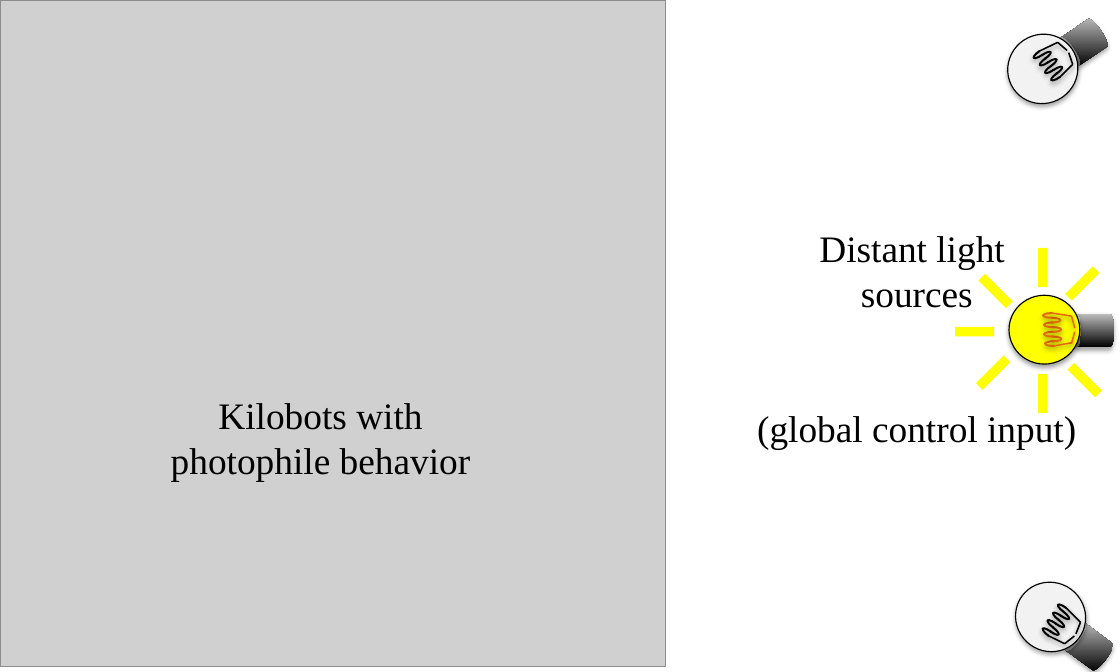
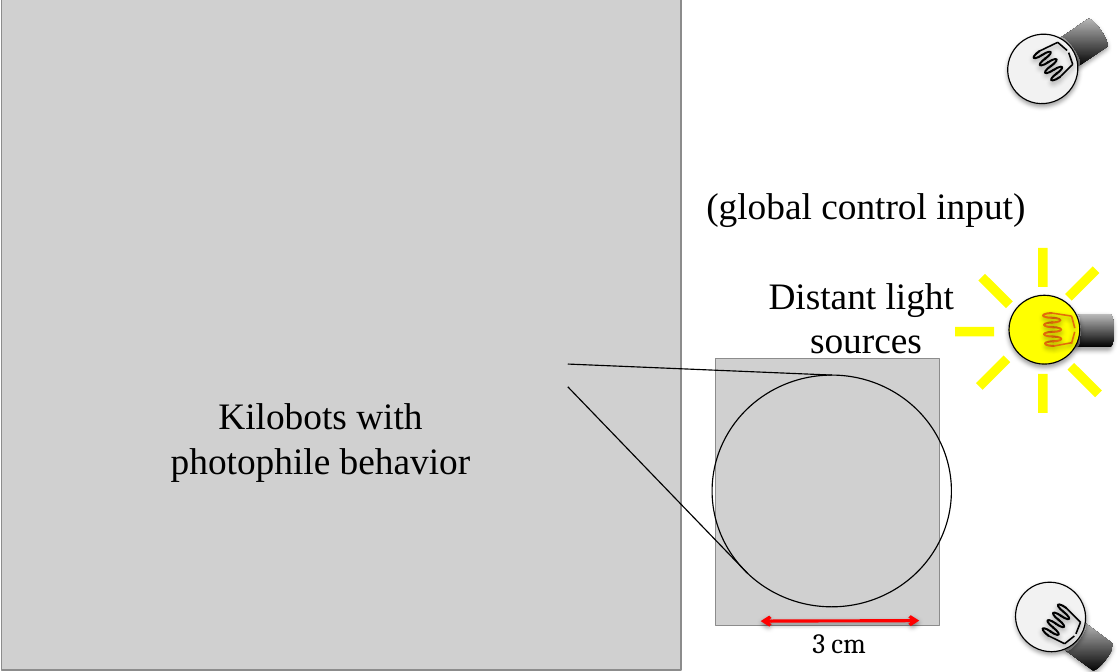
Before and after one commit to aabecker/SwarmPublications, a slide deck: slide 1 of RA-L/pictures/pdf/IntroSwarmPic.pptx. Drawn at 1120x672 pixels with LibreOffice and Linux fonts; fonts in the diff are those of the drawing; grey boxes stand for pictures. Boxes give left, top, right and bottom in pixels: in the first picture for what was removed or moved away, otherwise in the second. Text is boxed around its words. In the diff, an @@ line names an element or a change of style, - is before the commit and + after.

```diff
--- a/RA-L/pictures/pdf/IntroSwarmPic.pptx
+++ b/RA-L/pictures/pdf/IntroSwarmPic.pptx
@@ picture: place and size @@
-picture at box(0, 0, 665, 666)
+picture at box(2, 0, 681, 670)
@@ text "(global control input)": place and size @@
-text "(global control input)" at box(757, 236, 1076, 449)
+text "(global control input)" at box(706, 193, 1025, 361)
@@ text at box(706, 193, 1025, 226): paragraph added @@
+(global control input)
@@ picture added at box(716, 358, 940, 625) @@
@@ line added from (832, 375) to (568, 364), #000000 0.75 pt @@
@@ line added from (568, 386) to (747, 573), #000000 0.75 pt @@
@@ ellipse added at box(712, 375, 952, 607), outline #000000 0.75 pt @@
@@ text at box(757, 416, 1076, 449): paragraph removed @@
-(global control input)
@@ double arrow added from (760, 622) to (920, 620), #FF0000 2 pt @@
@@ text added at box(812, 634, 866, 654), 18 pt, text #000000 @@
+3 cm
```
Also in this commit, not shown: 2 other files.
